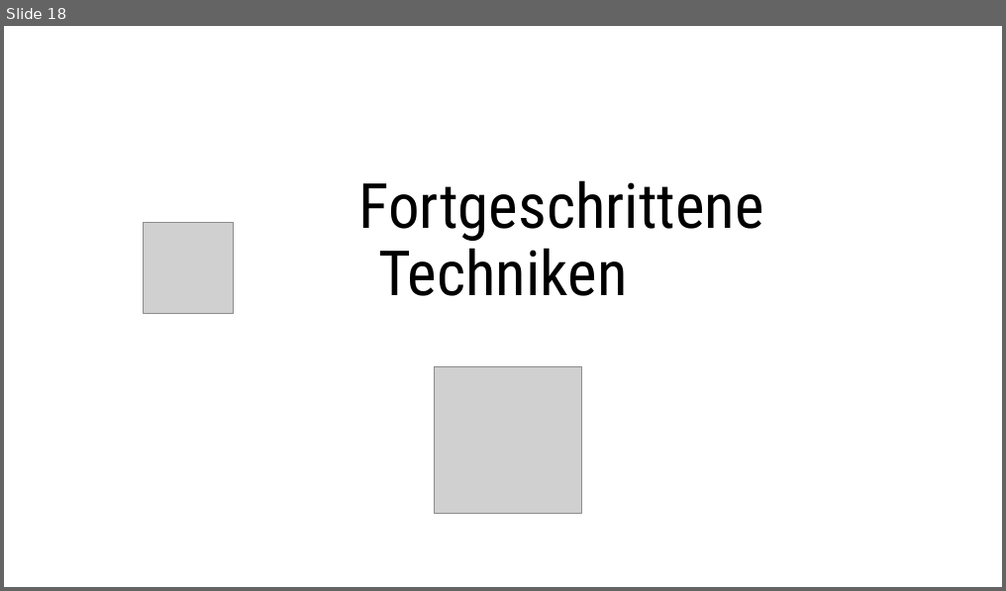
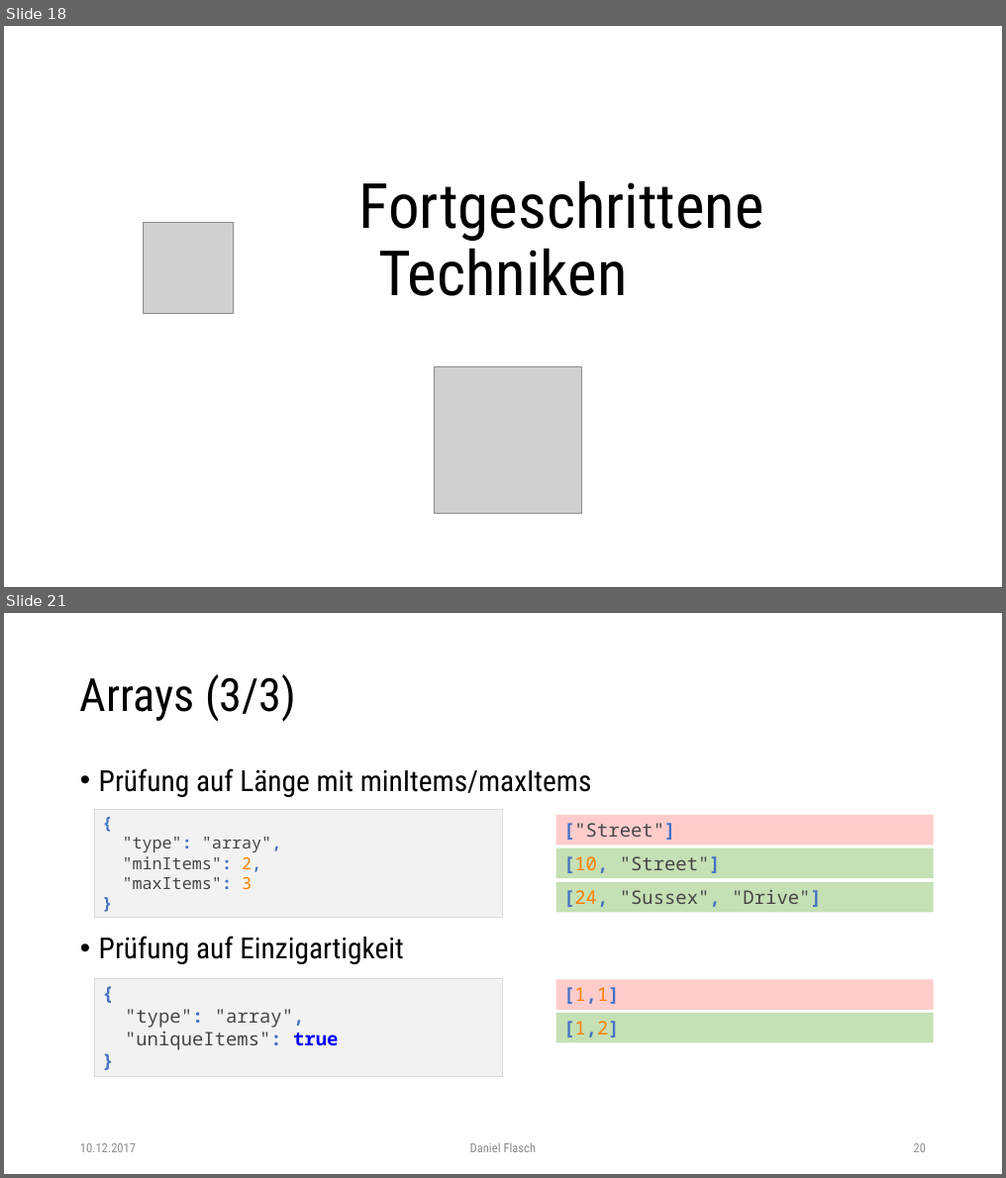
Before and after one commit to dflasch/jsonSchemaEdu, a slide deck: doc/json-schema.pptx. Shown one above the other, each under a label of ours: slide 18 before the commit, slides 18 and 21 after it; the slides between them are not shown. The pictures are 1006x591 and 1006x1178 pixels, drawn with LibreOffice and Linux fonts; fonts in the diff are those of the drawing; grey boxes stand for pictures. Boxes give left, top, right and bottom in pixels: in the first picture for what was removed or moved away, otherwise in the second. Text is boxed around its words. In the diff, an @@ line names an element or a change of style, - is before the commit and + after.

```diff
--- a/doc/json-schema.pptx
+++ b/doc/json-schema.pptx
@@ slide 21 added at [4, 613, 1002, 1174], background #FFFFFF @@
@@ title added at [80, 674, 296, 722], 44 pt, text #000000 @@
+Arrays (3/3)
@@ text added at [99, 768, 592, 964], 28 pt, text #000000 @@
+• Prüfung auf Länge mit minItems/maxItems
+• Prüfung auf Einzigartigkeit
@@ rectangle added at [95, 809, 503, 918], fill #F2F2F2, outline #D9D9D9 0.75 pt, 16 pt, text #464646 @@
+{
+"type": "array",
+"minItems": 2,
+"maxItems": 3
+}
@@ rectangle added at [556, 815, 934, 845], fill #FFCCCC, 18 pt, text #464646 @@
+["Street"]
@@ rectangle added at [556, 848, 934, 878], fill #C5E0B4, 18 pt, text #464646 @@
+[10, "Street"]
@@ rectangle added at [556, 882, 934, 912], fill #C5E0B4, 18 pt, text #464646 @@
+[24, "Sussex", "Drive"]
@@ rectangle added at [95, 978, 503, 1076], fill #F2F2F2, outline #D9D9D9 0.75 pt, 18 pt, text #464646 @@
+{
+"type": "array",
+"uniqueItems": true
+}
@@ rectangle added at [556, 980, 934, 1010], fill #FFCCCC, 18 pt, text #4472C4, bold @@
+[1,1]
@@ rectangle added at [556, 1013, 934, 1043], fill #C5E0B4, 18 pt, text #4472C4, bold @@
+[1,2]
@@ text added at [80, 1144, 136, 1153], 12 pt, text #8C8C8C @@
+10.12.2017
@@ text added at [470, 1143, 537, 1153], 12 pt, text #8C8C8C @@
+Daniel Flasch
@@ page number added at [914, 1144, 926, 1153], 12 pt, text #8C8C8C @@
+20
```
Also in this commit, not shown: 3 slides changed, 1 other slide added, 1 slide removed, 3 other files.
